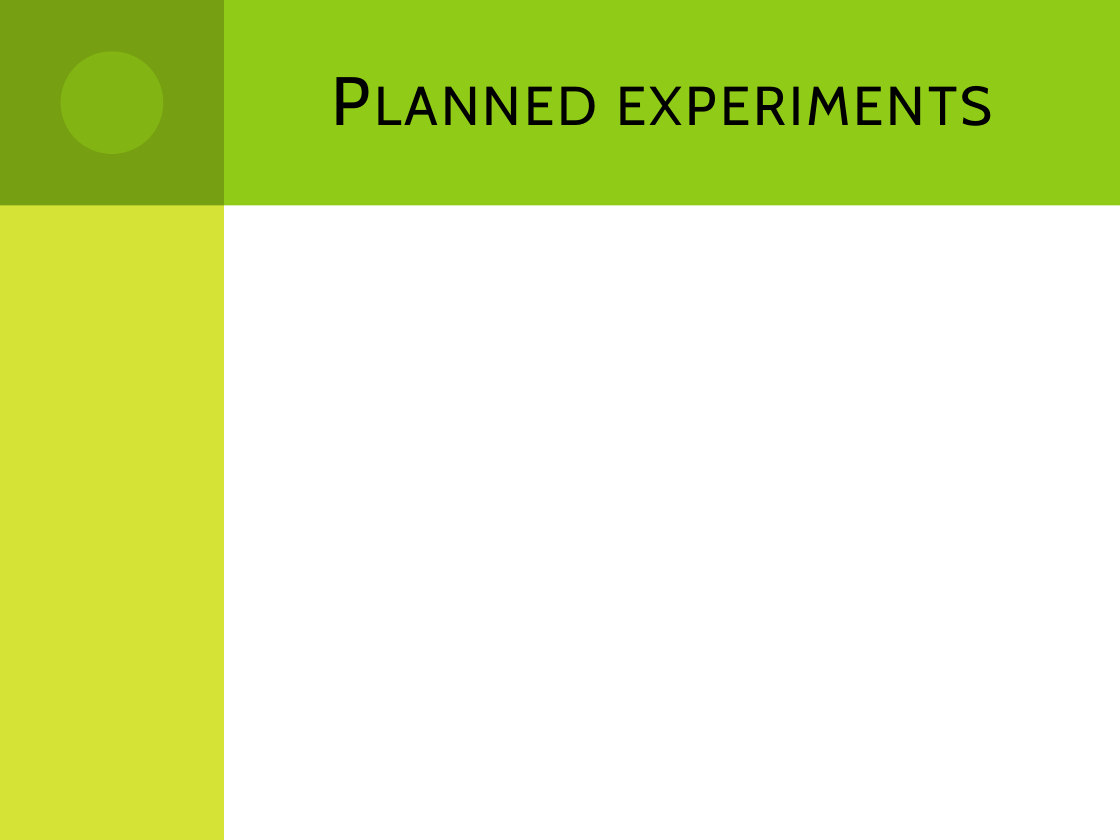
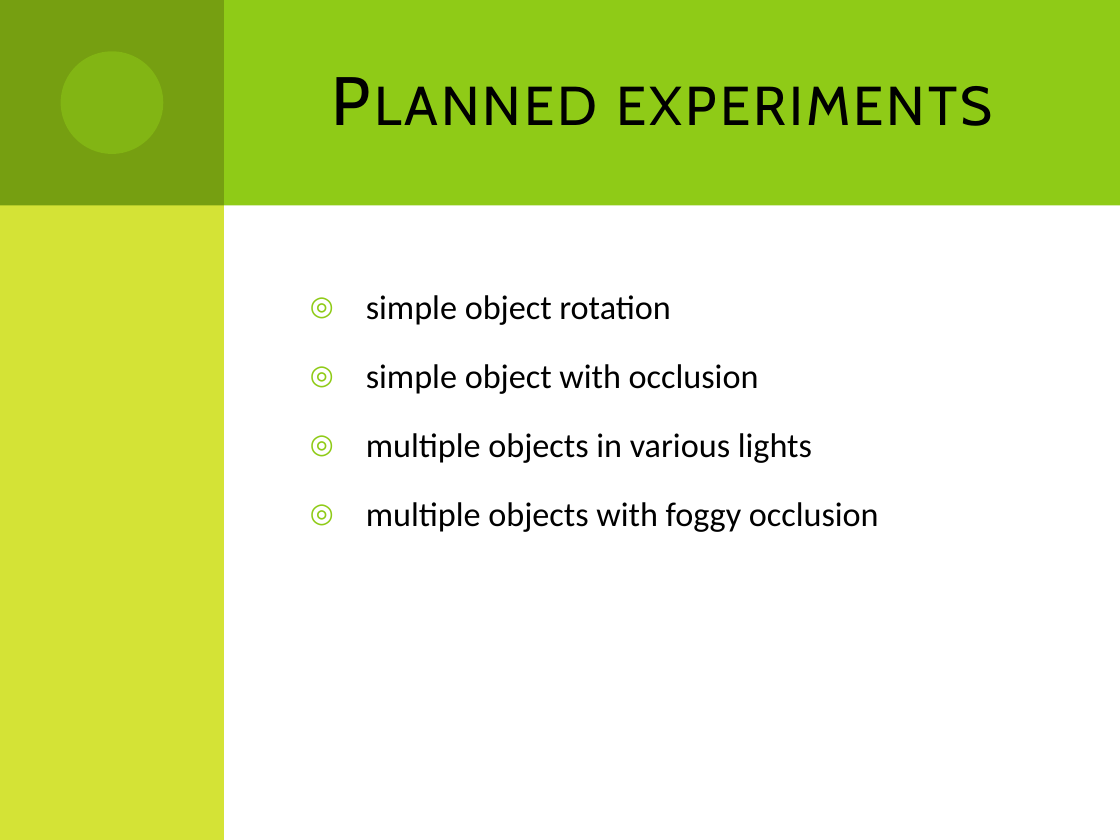
Before and after one commit to Dzess/ALFIRT, a slide deck: slide 13 of documentation/presentation/general_overview.pptx (slide 12 before the commit). Drawn at 1120x840 pixels with LibreOffice and Linux fonts; fonts in the diff are those of the drawing. Boxes give left, top, right and bottom in pixels: in the first picture for what was removed or moved away, otherwise in the second. Text is boxed around its words. In the diff, an @@ line names an element or a change of style, - is before the commit and + after.

```diff
--- a/documentation/presentation/general_overview.pptx
+++ b/documentation/presentation/general_overview.pptx
@@ text added at (366,295,879,532), 22 pt, text #000000 @@
+◎ simple object rotation
+◎ simple object with occlusion
+◎ multiple objects in various lights
+◎ multiple objects with foggy occlusion
```
Also in this commit, not shown: 9 other slides changed, 3 slides added, 1 slide removed, 2 other files.
